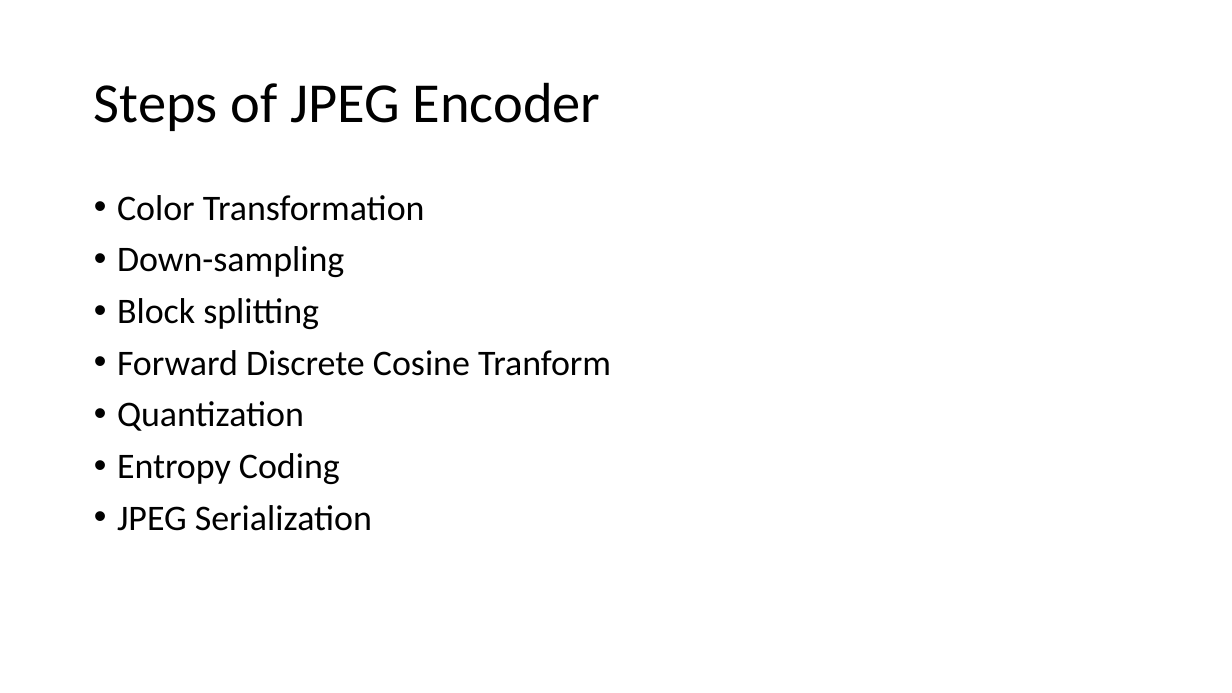
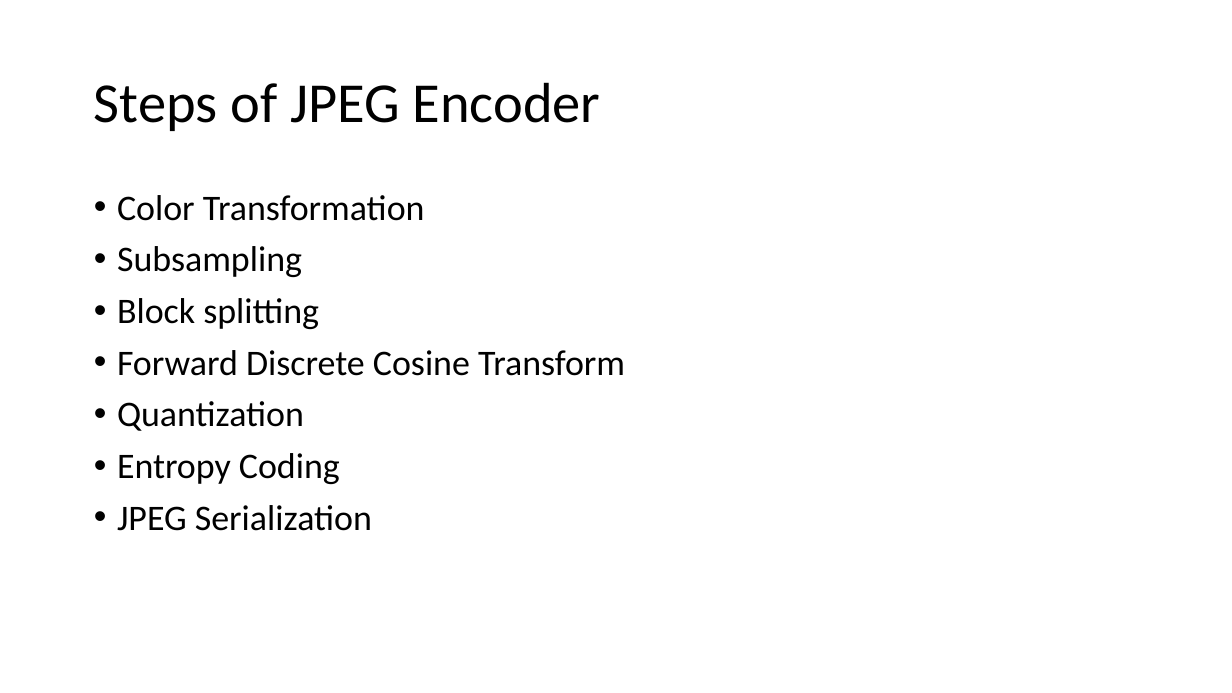
Before and after one commit to michaelcheng0102/jpeg_encoder, a slide deck: slide 4 of final.pptx (slide 3 before the commit). Drawn at 1232x693 pixels with LibreOffice and Linux fonts; fonts in the diff are those of the drawing. Boxes give left, top, right and bottom in pixels: in the first picture for what was removed or moved away, otherwise in the second. Text is boxed around its words. In the diff, an @@ line names an element or a change of style, - is before the commit and + after.

Commit message:
Slides finish JPEG intro

```diff
--- a/final.pptx
+++ b/final.pptx
@@ text at [117, 246, 302, 277]: text changed @@
-• Down-sampling
+• Subsampling
@@ text at [117, 350, 625, 376]: text changed @@
-• Forward Discrete Cosine Tranform
+• Forward Discrete Cosine Transform
```
Also in this commit, not shown: 6 slides added, 1 slide removed.
